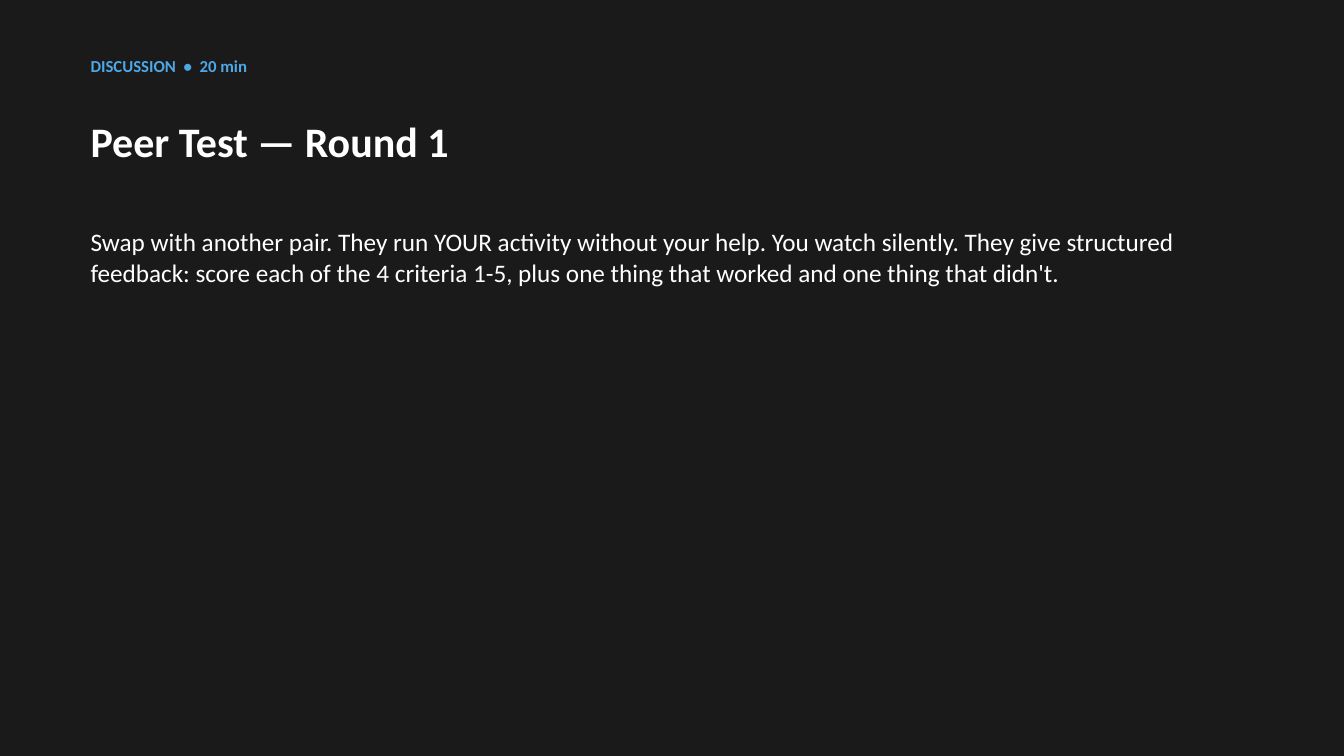
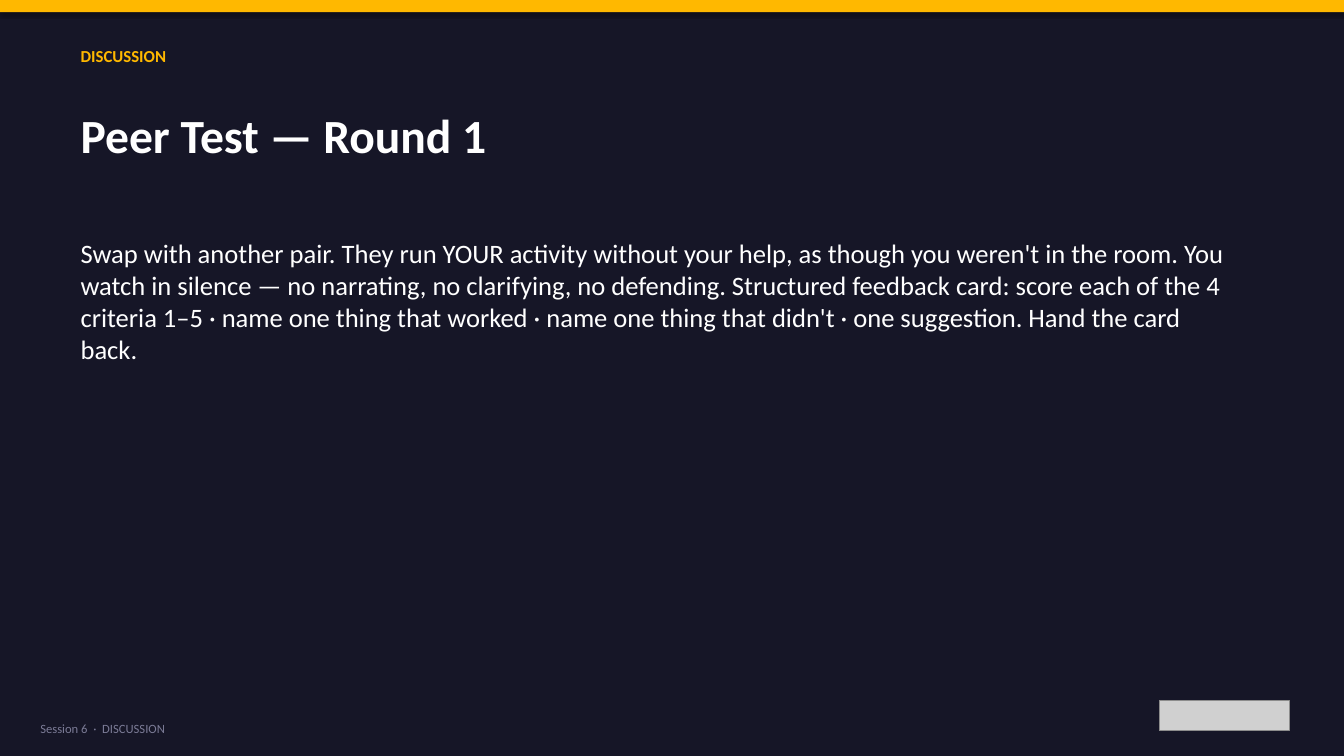
Before and after one commit to bh1ff/cpd-v2, a slide deck: slide 22 of assets/downloads/Session-6-Build-Something-Real.pptx (slide 10 before the commit). Drawn at 1344x756 pixels with LibreOffice and Linux fonts; fonts in the diff are those of the drawing; grey boxes stand for pictures. Boxes give left, top, right and bottom in pixels: in the first picture for what was removed or moved away, otherwise in the second. Text is boxed around its words. In the diff, an @@ line names an element or a change of style, - is before the commit and + after.

Commit message:
Session 6 rework: Build Something Real — build / test / iterate against 4 criteria
- 24 activities across D-A-K-D-C
- New LIA aim: leave with a working prototype to deploy with a real group in 4 weeks
- DISCOVER: Best Moment · Worst Moment · Quality Criteria Vote · Name a Good One · The Choose Test
- ACTIVITY: Define Your Group · Pick Your Tool · Build It (45 min strict) · One-Sentence Elevator · Self-Check · Readiness Stand-Up
- KEY IDEAS: Four criteria, three failures — Failure Mode Bingo · The 60-Second Rule · Whose Problem Are You Solving? · The Tool Dies Tomorrow Question
- DISCUSSION: Peer Test R1 · Iterate Fix One Thing · Peer Test R2 · Before vs After · The Critics' Circle
- CLOSING: Lightning Presentations · Programme Reflection · Final Takeaway · Deploy Date
- Opening Q: What does good digital youth work look like?
- Closing Q: If the tool changed tomorrow, what standards would still apply?
- Takeaway: deploy with real group within 4 weeks, write 1–2pp justification

```diff
--- a/assets/downloads/Session-6-Build-Something-Real.pptx
+++ b/assets/downloads/Session-6-Build-Something-Real.pptx
@@ background #1A1A1A to #161627 @@
@@ rectangle added at (0, 0, 1344, 12), fill #FFB800 @@
@@ text at (81, 51, 166, 62): text changed; text colour #4EA8E6 to #FFB800 @@
-DISCUSSION • 20 min
+DISCUSSION
@@ text "Peer Test — Round 1": place and size @@
-text "Peer Test — Round 1" at (91, 127, 448, 158)
+text "Peer Test — Round 1" at (81, 119, 486, 154)
@@ text "Peer Test — Round 1" at (81, 119, 486, 154): size 30 to 34 pt @@
@@ text at (81, 244, 1223, 359): text changed; size 18 to 19 pt @@
-Swap with another pair. They run YOUR activity without your help. You watch silently. They give structured feedback: score each of the 4 criteria 1-5, plus one thing that worked and one thing that didn't.
+Swap with another pair. They run YOUR activity without your help, as though you weren't in the room. You watch in silence — no narrating, no clarifying, no defending. Structured feedback card: score each of the 4 criteria 1–5 · name one thing that worked · name one thing that didn't · one suggestion. Hand the card back.
@@ picture added at (1159, 701, 1290, 731) @@
@@ text added at (40, 724, 165, 733), 9 pt, text #7B7B96 @@
+Session 6 · DISCUSSION
```
Also in this commit, not shown: 13 other slides changed, 18 slides added, 4 slides removed, 3 other files.
